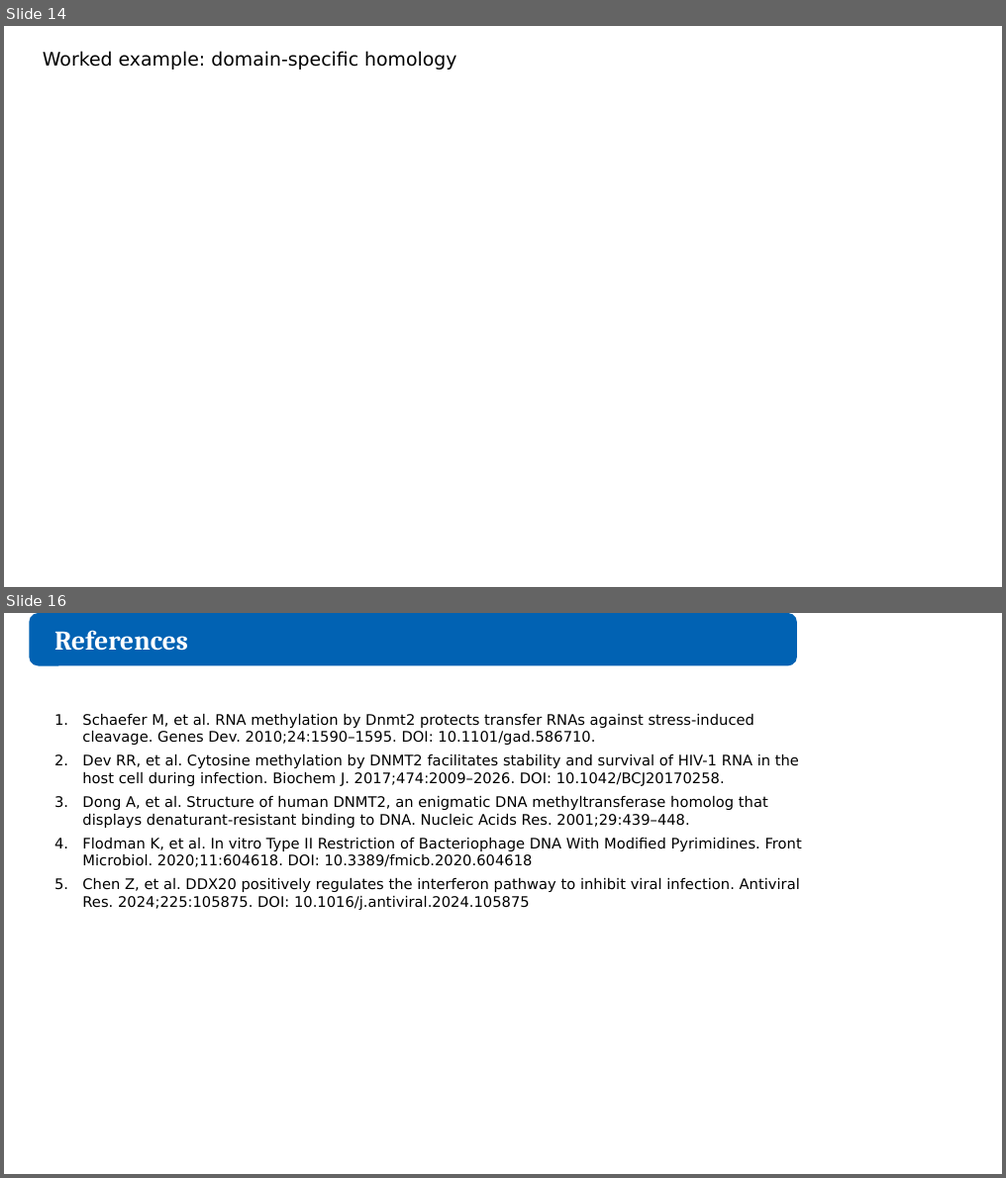
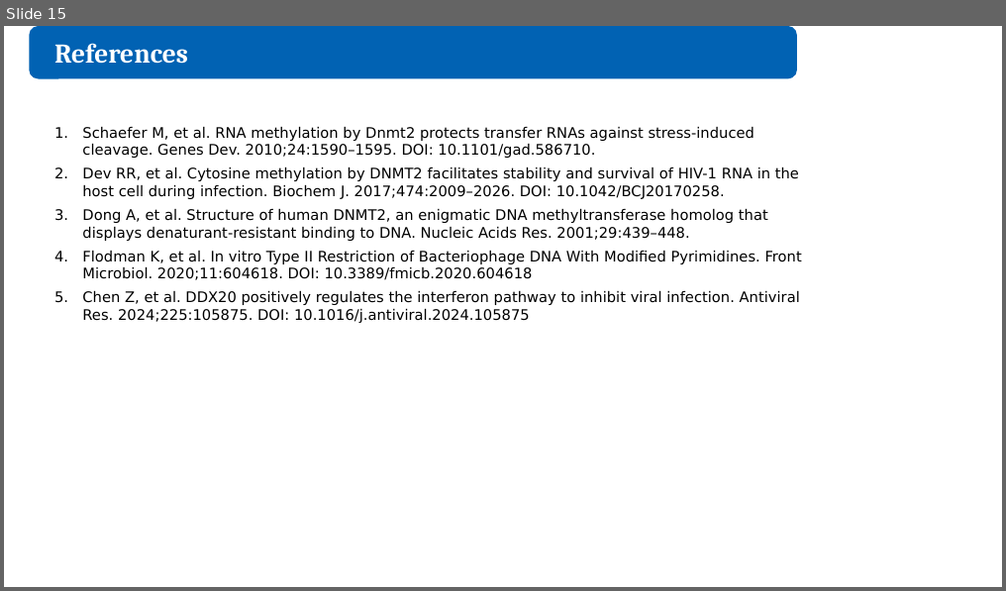
Before and after one commit to juliandeanmoran/BISSH, a slide deck: reports/2026-08-28_projectUpdate_3/2026-08-28_projectUpdate_3_jmoran.pptx. Shown one above the other, each under a label of ours: slides 14 and 16 before the commit, slide 15 after it; the slides between them are not shown. The pictures are 1006x1178 and 1006x591 pixels, drawn with LibreOffice and Linux fonts; fonts in the diff are those of the drawing. Boxes give left, top, right and bottom in pixels: in the first picture for what was removed or moved away, otherwise in the second. Text is boxed around its words. In the diff, an @@ line names an element or a change of style, - is before the commit and + after.

Commit message:
Assembled sequence homology findings for DDX20 / HelY (Shango).

```diff
--- a/reports/2026-08-28_projectUpdate_3/2026-08-28_projectUpdate_3_jmoran.pptx
+++ b/reports/2026-08-28_projectUpdate_3/2026-08-28_projectUpdate_3_jmoran.pptx
@@ slide 14 removed at <box>4,26,1002,587</box>, background #FFFFFF @@
@@ text removed at <box>43,51,456,70</box> @@
-Worked example: domain-specific homology
@@ what was slide 16 is now slide 15 @@
```
Also in this commit, not shown: 2 slides changed, 1 slide added, 1 other slide removed.
